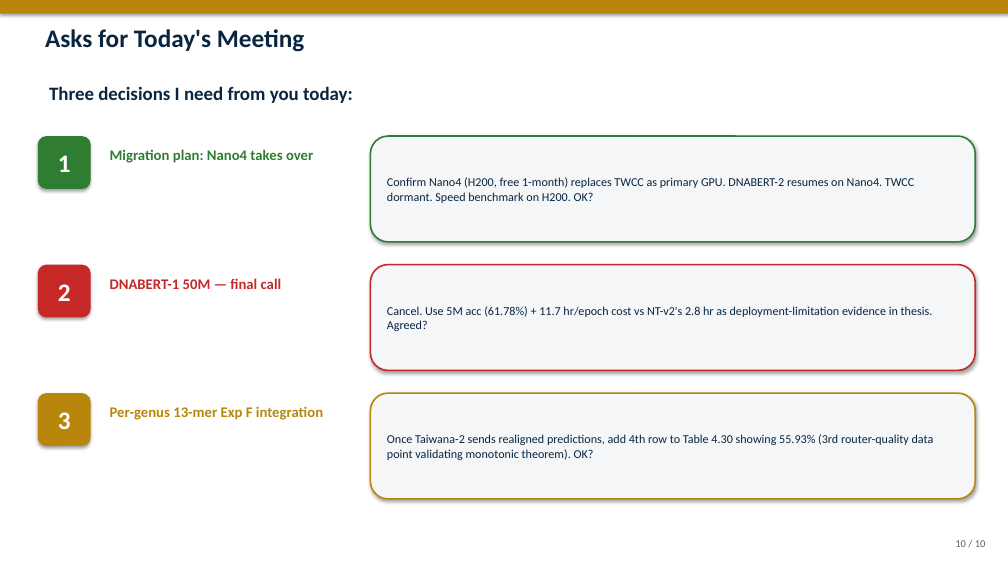
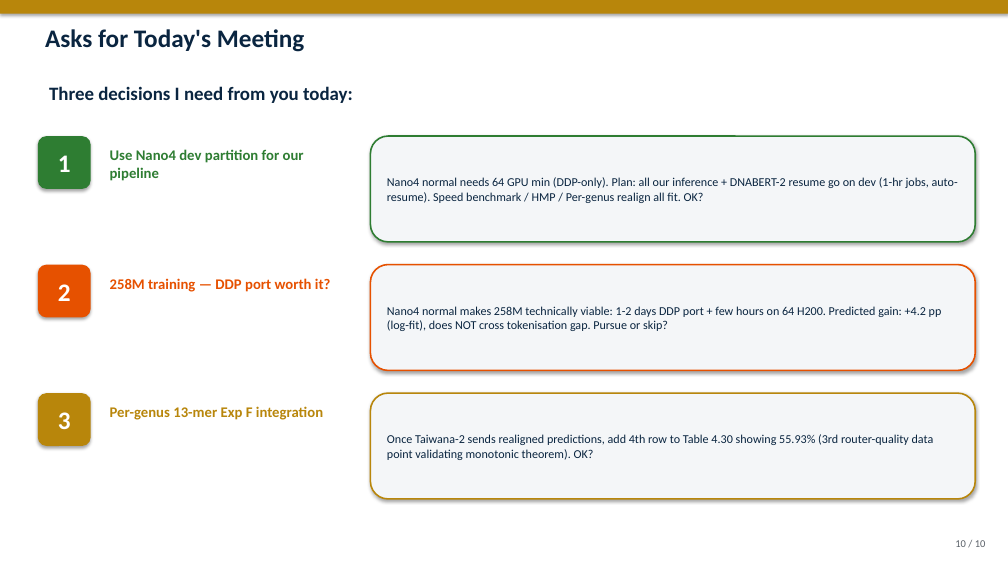
Before and after one commit to m2lab-ntu/gfm-classifier, a slide deck: slide 10 of docs/slides/meeting_2026_0602.pptx. Drawn at 1008x567 pixels with LibreOffice and Linux fonts; fonts in the diff are those of the drawing. Boxes give left, top, right and bottom in pixels: in the first picture for what was removed or moved away, otherwise in the second. Text is boxed around its words. In the diff, an @@ line names an element or a change of style, - is before the commit and + after.

Commit message:
Meeting 6/2 deck: revise with Nano4 partition constraints
- Budget slide now shows Nano4 dev (1 hr, single-GPU) vs normal (12 hr, 64 GPU min)
- Decision Q5 (258M) revised from 'skip' to 'DDP port worth it?' — Nano4 normal
  makes it technically viable in 1-2 days engineering + ~3 hr compute, but
  +4.2 pp value unchanged
- Priorities split 4-way: Taiwana-2/CPU | Nano4 dev | DDP port required | not doing
- Asks revised: Q1 confirm dev-only path, Q2 weigh DDP port for 258M
- Script updated with Nano4 hardware spec + DDP cost analysis Q&A

```diff
--- a/docs/slides/meeting_2026_0602.pptx
+++ b/docs/slides/meeting_2026_0602.pptx
@@ text at bbox=[110, 149, 304, 181]: text changed @@
-Migration plan: Nano4 takes over
+Use Nano4 dev partition for our pipeline
@@ text in rounded rectangle at bbox=[387, 177, 958, 203]: text changed @@
-Confirm Nano4 (H200, free 1-month) replaces TWCC as primary GPU. DNABERT-2 resumes on Nano4. TWCC dormant. Speed benchmark on H200. OK?
+Nano4 normal needs 64 GPU min (DDP-only). Plan: all our inference + DNABERT-2 resume go on dev (1-hr jobs, auto-resume). Speed benchmark / HMP / Per-genus realign all fit. OK?
@@ rounded rectangle "2" at bbox=[38, 265, 91, 318]: fill #C62828 to #E65100 @@
@@ rounded rectangle "Nano4 normal makes 258M technically ..." at bbox=[371, 265, 975, 371]: outline #C62828 1.5 pt to #E65100 1.5 pt @@
@@ text at bbox=[110, 278, 331, 292]: text changed; text colour #C62828 to #E65100 @@
-DNABERT-1 50M — final call
+258M training — DDP port worth it?
@@ text in rounded rectangle at bbox=[387, 306, 942, 331]: text changed @@
-Cancel. Use 5M acc (61.78%) + 11.7 hr/epoch cost vs NT-v2's 2.8 hr as deployment-limitation evidence in thesis. Agreed?
+Nano4 normal makes 258M technically viable: 1-2 days DDP port + few hours on 64 H200. Predicted gain: +4.2 pp (log-fit), does NOT cross tokenisation gap. Pursue or skip?
```
Also in this commit, not shown: 2 other slides changed, 4 other files.
